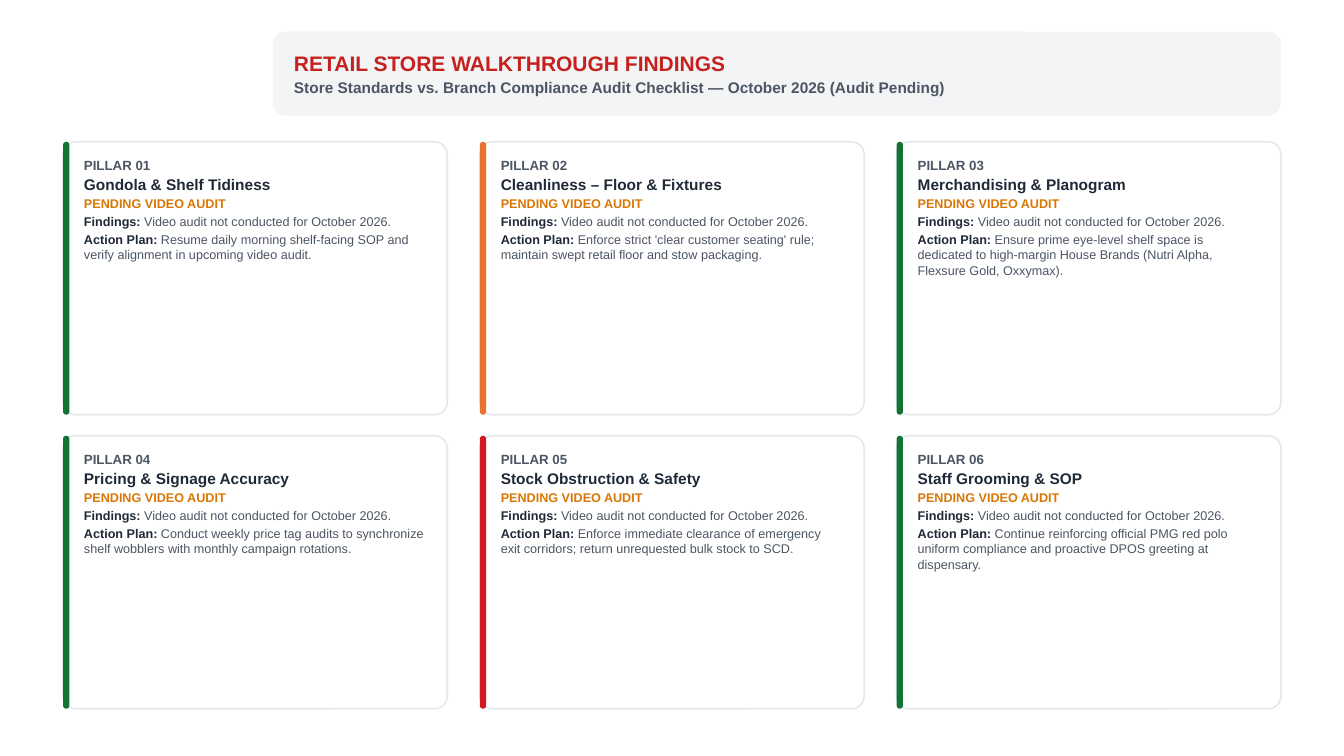
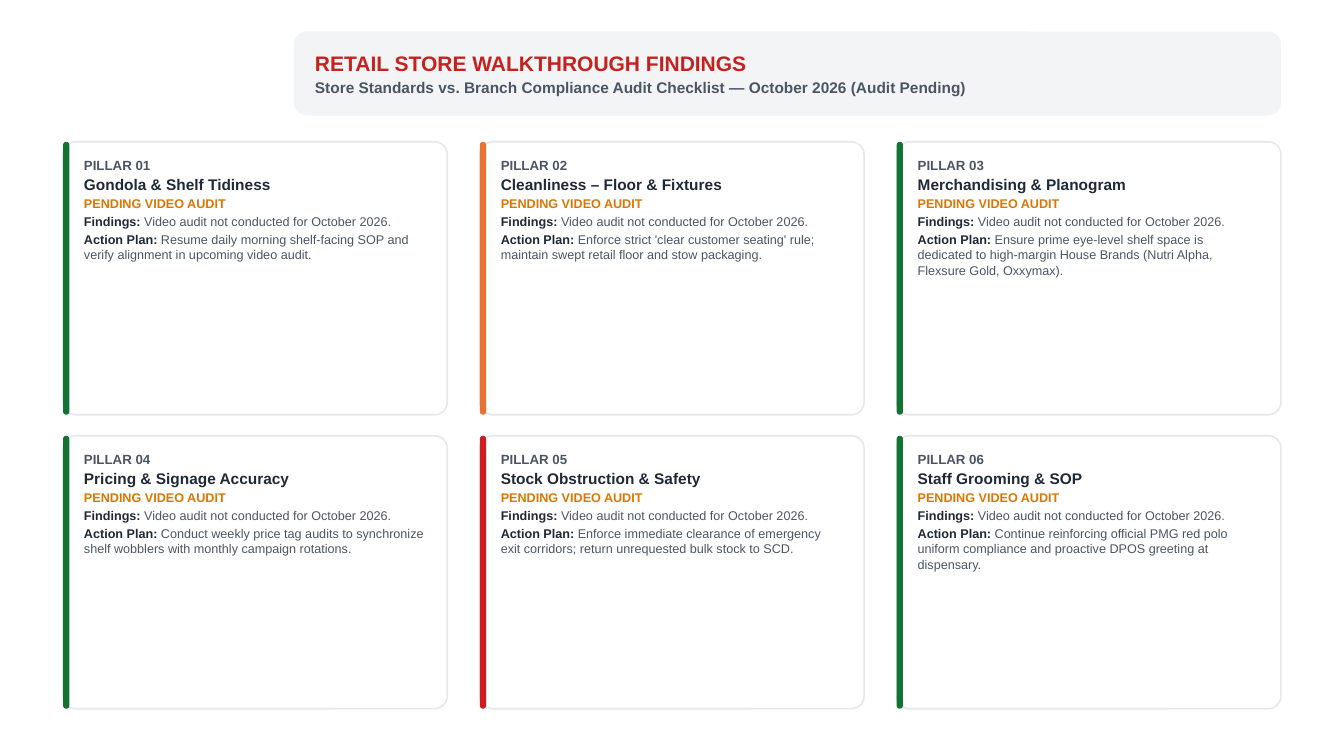
Before and after one commit to WilliamChai1/Pharmacy-Branch-Management-Hub, a slide deck: slide 15 of Kota_Sentosa_October_2026_Official.pptx (slide 14 before the commit). Drawn at 1344x756 pixels with LibreOffice and Linux fonts; fonts in the diff are those of the drawing; background and template pictures are left out. Boxes give left, top, right and bottom in pixels: in the first picture for what was removed or moved away, otherwise in the second. Text is boxed around its words. In the diff, an @@ line names an element or a change of style, - is before the commit and + after.

Commit message:
feat(presentation): full-width personal sales table, dedicated coaching slide, and fix text overlap in walkthrough and commitments

```diff
--- a/Kota_Sentosa_October_2026_Official.pptx
+++ b/Kota_Sentosa_October_2026_Official.pptx
@@ text "RETAIL STORE WALKTHROUGH FINDINGS": place and size @@
-text "RETAIL STORE WALKTHROUGH FINDINGS" at [294,56,945,96]
+text "RETAIL STORE WALKTHROUGH FINDINGS" at [315,56,966,96]
@@ rounded rectangle: place and size @@
-rounded rectangle at [273,31,1281,115]
+rounded rectangle at [294,31,1281,115]
```
Also in this commit, not shown: 4 other slides changed, 1 slide added, 2 other files.
